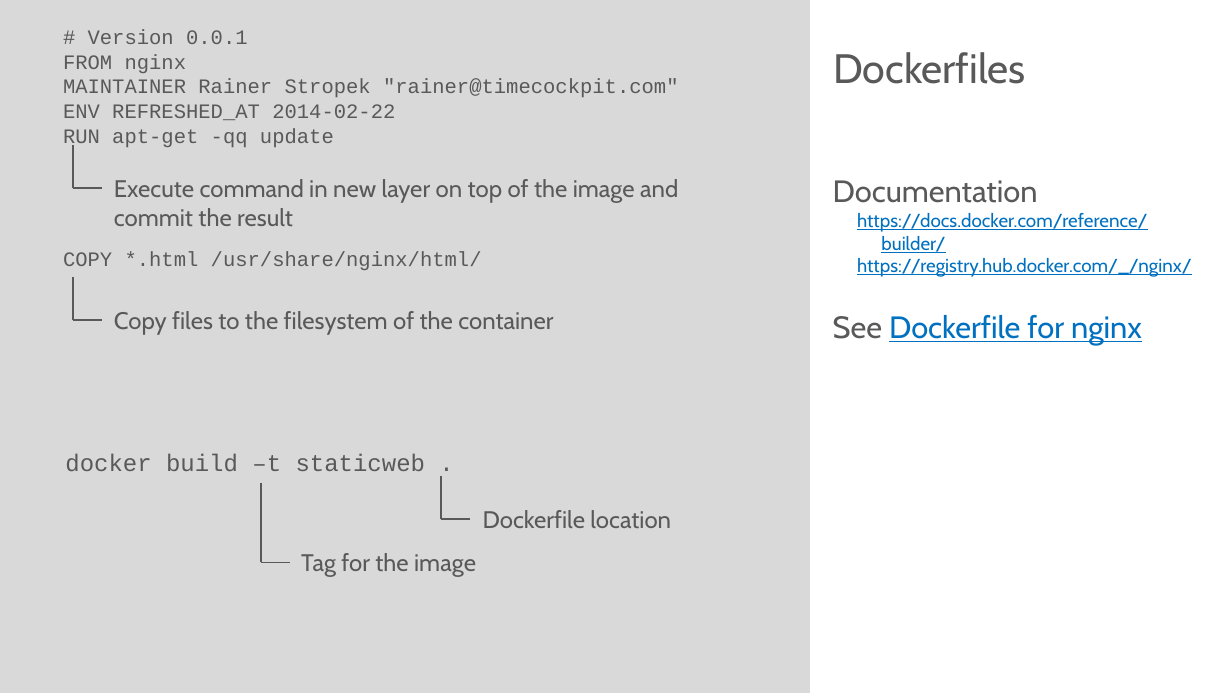
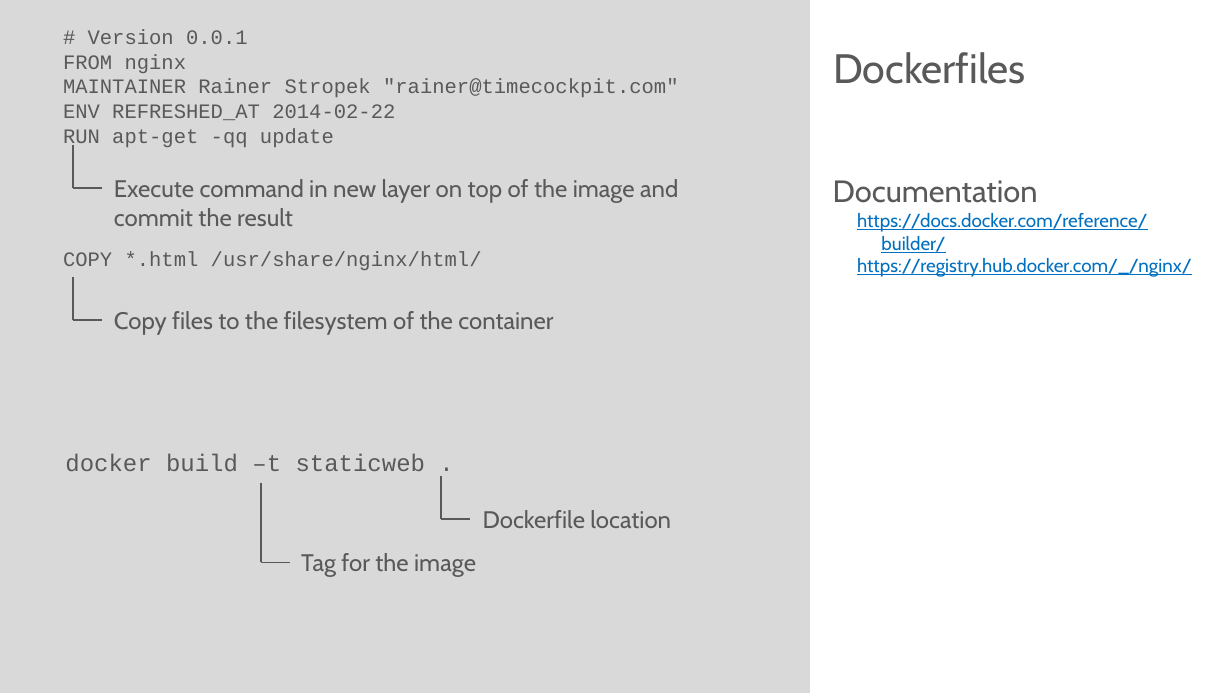
Before and after one commit to rstropek/DockerVS2015Intro, a slide deck: slide 30 of slides/Docker-Workshop.pptx. Drawn at 1232x693 pixels with LibreOffice and Linux fonts; fonts in the diff are those of the drawing. Boxes give left, top, right and bottom in pixels: in the first picture for what was removed or moved away, otherwise in the second. Text is boxed around its words. In the diff, an @@ line names an element or a change of style, - is before the commit and + after.

```diff
--- a/slides/Docker-Workshop.pptx
+++ b/slides/Docker-Workshop.pptx
@@ text at <box>833,315,1142,344</box>: paragraph removed @@
-See Dockerfile for nginx
```
Also in this commit, not shown: 6 other slides changed.
